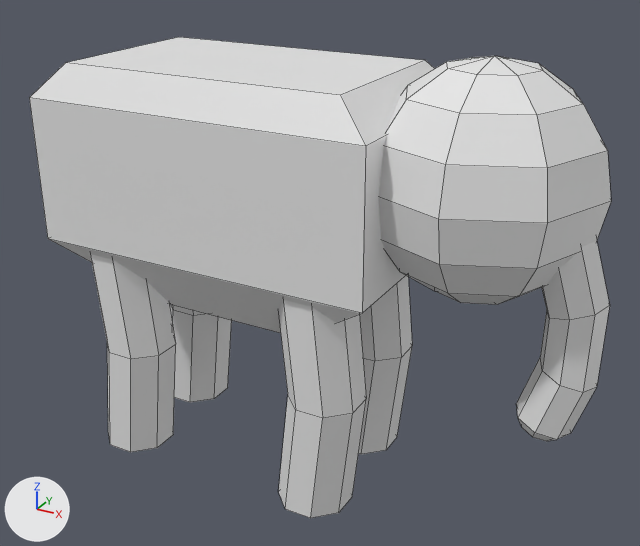
The FBX model Assets/Models/PlayerElephant.fbx, before and after one commit.
Both versions are drawn from a camera (50 mm lens) standing at (1.98, -3.0, 2.4) and looking at (0.34, -0.02, 0.91). Arrows for +X, +Y and +Z are at lower left; the lights stay in place. Mesh edges are drawn as thin lines. Where no turn or scale is listed for an object, it has been applied to the vertices.

Before the edit, the objects in view are built like this:
```python
ob_body = bpy.data.objects.new('Body', me_body)
ob_body.location = (0.0, 0.0, 1.0)
ob_head = bpy.data.objects.new('Head', me_head)
ob_head.location = (1.016, 0.0, 1.408)
ob_leg_front_left = bpy.data.objects.new('Leg front left', me_elephant_leg)
ob_leg_front_left.location = (0.432, 0.23, 0.52)
ob_leg_front_left.rotation_euler = (1.571, 0.0, -2.748)  # degrees (90, 0, -157)
ob_leg_front_left.scale = (0.01, 0.01, 0.01)
ob_leg_front_right = bpy.data.objects.new('Leg front right', me_elephant_leg)
ob_leg_front_right.location = (0.448, -0.273, 0.52)
ob_leg_front_right.rotation_euler = (1.571, 0.0, -2.748)  # degrees (90, 0, -157)
ob_leg_front_right.scale = (0.01, 0.01, 0.01)
ob_leg_rear_left = bpy.data.objects.new('Leg rear left', me_elephant_leg)
ob_leg_rear_left.location = (-0.525, 0.213, 0.52)
ob_leg_rear_left.rotation_euler = (1.571, 0.0, -2.748)  # degrees (90, 0, -157)
ob_leg_rear_left.scale = (0.01, 0.01, 0.01)
ob_leg_rear_right = bpy.data.objects.new('Leg rear right', me_elephant_leg)
ob_leg_rear_right.location = (-0.509, -0.268, 0.52)
ob_leg_rear_right.rotation_euler = (1.571, 0.0, -2.748)  # degrees (90, 0, -157)
ob_leg_rear_right.scale = (0.01, 0.01, 0.01)
ob_trunk = bpy.data.objects.new('Trunk', me_trunk)
ob_trunk.location = (1.443, 0.0, 0.851)
```
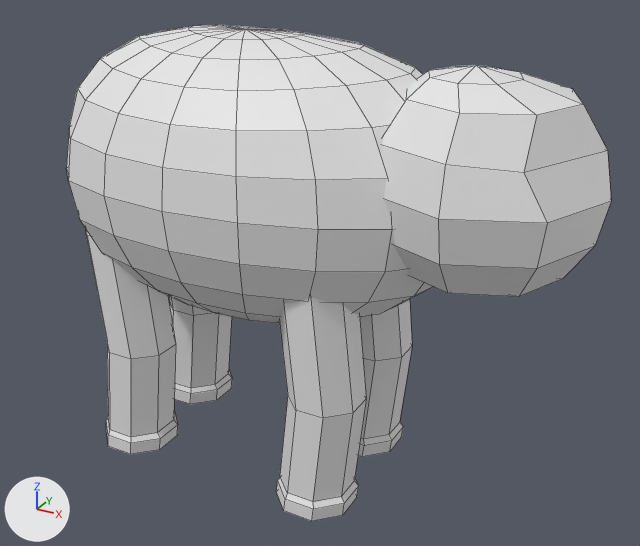
Commit message: Model without trunk

Pixel boxes (x1, y1, x2, y2) of what changed, in the pictures (640 x 546 px; the box of a moved part takes in the faces that stretch with it):
'Body', reshaped, moved (10% narrower): before (29, 37, 435, 333); after (67, 25, 433, 323)
'Head', reshaped (7% shorter): before (378, 56, 611, 305); after (382, 65, 611, 297)
'Leg front right', reshaped: before (278, 300, 366, 518); after (276, 297, 366, 521)
'Leg rear right', reshaped: before (90, 254, 176, 452); after (86, 230, 178, 455)
'Trunk', deleted: before (516, 241, 610, 441)
'Leg front left', reshaped: before (358, 275, 412, 454); after (358, 300, 412, 457)
'Leg rear left', reshaped: before (170, 304, 232, 402); after (169, 296, 232, 404)
part 1 of me_elephant_leg, built on: before (107, 304, 412, 518); after (106, 302, 412, 521)
part 2 of me_head, moved or reshaped: (438, 104, 611, 223) in both
part 3 of me_head, moved or reshaped: before (406, 56, 583, 115); after (406, 65, 583, 115)
part 4 of me_head, moved or reshaped (not visible afterwards): before (403, 273, 516, 305)

The edits, one by one:
me_elephant_leg is used by ob_leg_front_right; location (0.448, -0.273, 0.52); rotation (1.571, 0.0, -2.748), in degrees (90, 0, -157); scale (0.01, 0.01, 0.01).
me_elephant_leg had 24 vertices, 18 faces and spanned x -22.1..15.0, y -52.5..52.5, z -18.5..15.5.
me_elephant_leg now has 40 vertices, 34 faces and spans x -22.1..15.9, y -52.5..52.5, z -18.5..16.8.
Part 1, on me_elephant_leg:
8 faces are deleted.
8 vertices move from x -16.9..15.0, y -52.5, z -16.3..15.5 to x -19.0..15.9, y -52.5, z -18.1..16.8.
11 vertices are added at x -17.8..15.1, y -46.1..-43.9, z -16.7..15.2.
5 new vertices lie (-0.7, 6.4, -0.3) away from vertices in x -16.9..-1.0, y -52.5, z -16.3..15.5.
24 new faces join them.
me_head has 58 vertices, 64 faces and spans x -0.45..0.45, y -0.45..0.45, z -0.45..0.45.
me_head is used by ob_head; location (1.016, 0.0, 1.408).
me_head part 2: all 2 vertices in x 0.294, y -0.294..0.294, z 0.172 are moved by (-0.074, 0.0, -0.026).
me_head part 3: all 9 vertices in x -0.172..0.172, y -0.172..0.172, z 0.416..0.45 are moved by (-0.064, 0.0, -0.036).
me_head part 4: all 9 vertices in x -0.172..0.172, y -0.172..0.172, z -0.45..-0.416 are moved by (-0.022, 0.0, 0.046).
me_body is used by ob_body; location (0.0, 0.0, 1.0).
me_body had 16 vertices, 14 faces and spanned x -0.75..0.75, y -0.45..0.45, z -0.31..0.75.
me_body no longer uses material mat_material (white #e7e7e7).
me_body now has 222 vertices, 240 faces and spans x -0.78..1.0, y -0.59..0.59, z -0.63..0.58.
me_body part 5: 16 vertices removed from x -0.75..0.75, y -0.45..0.45, z -0.31..0.75; 222 vertices added at x -0.78..1.0, y -0.59..0.59, z -0.63..0.58.
Object 'Body' (ob_body) moves from (0.0, 0.0, 1.0) to (0.0, 0.0, 1.298).
Object 'Trunk' (ob_trunk) is deleted.
